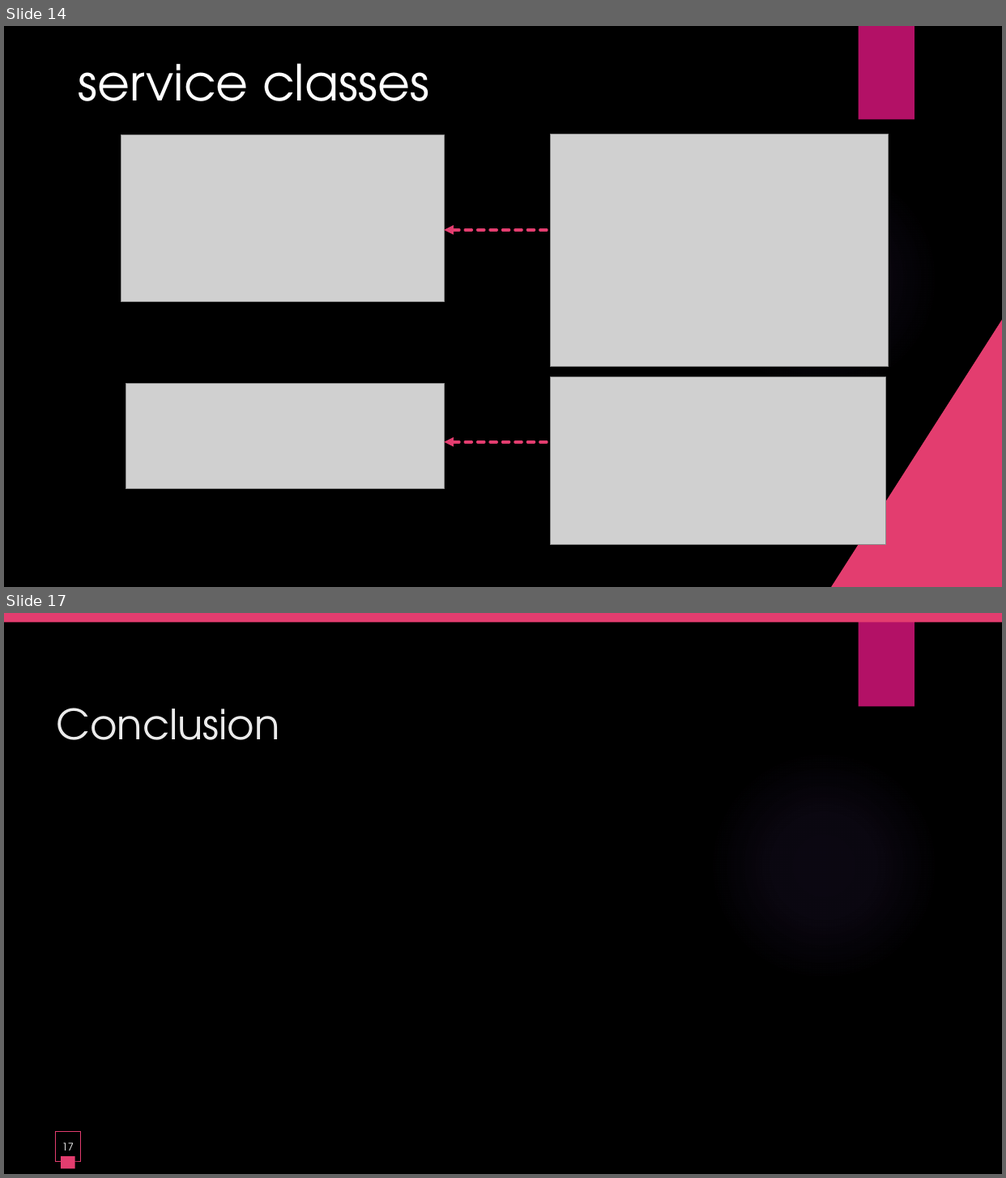
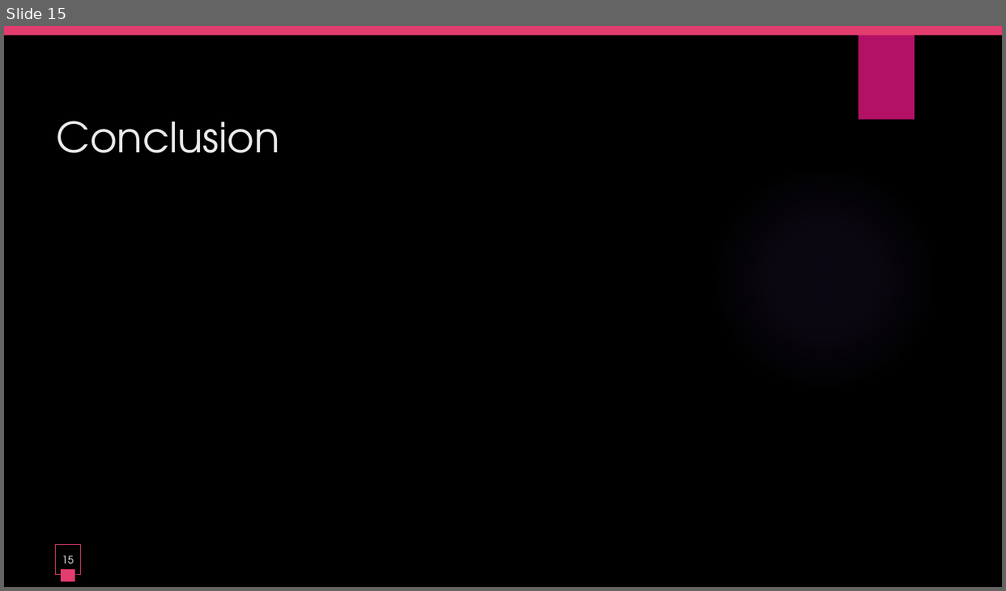
Before and after one commit to kagdheerendra/Assignment_YashTechnology, a slide deck: e-commerce-case-study/ecommerce_ppt.pptx. Shown one above the other, each under a label of ours: slides 14 and 17 before the commit, slide 15 after it; the slides between them are not shown. The pictures are 1006x1178 and 1006x591 pixels, drawn with LibreOffice and Linux fonts; fonts in the diff are those of the drawing; grey boxes stand for pictures; background and template pictures are left out. Boxes give left, top, right and bottom in pixels: in the first picture for what was removed or moved away, otherwise in the second. Text is boxed around its words. In the diff, an @@ line names an element or a change of style, - is before the commit and + after.

```diff
--- a/e-commerce-case-study/ecommerce_ppt.pptx
+++ b/e-commerce-case-study/ecommerce_ppt.pptx
@@ slide 14 removed at [4,26,1002,587], background picture (left out); not listed: 2 template elements that a slide beside it also shows @@
@@ title removed at [78,63,429,101] @@
-service classes
@@ picture removed at [121,135,444,302] @@
@@ picture removed at [551,135,889,367] @@
@@ arrow removed from (548, 230) to (444, 230) @@
@@ picture removed at [126,383,444,489] @@
@@ picture removed at [551,377,887,544] @@
@@ arrow removed from (548, 442) to (444, 442) @@
@@ what was slide 17 is now slide 15 @@
@@ page number at [62,556,74,564]: text changed @@
-17
+15
```
Also in this commit, not shown: 3 slides changed, 1 slide added, 2 other slides removed.
